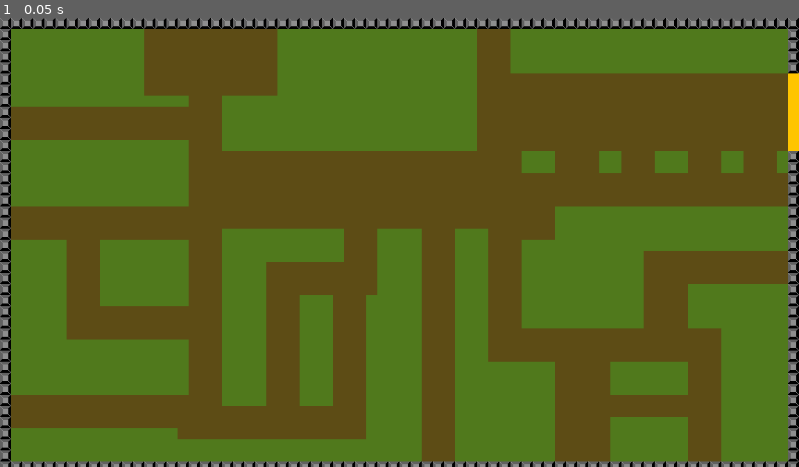
Above: before the commit, frame 1.
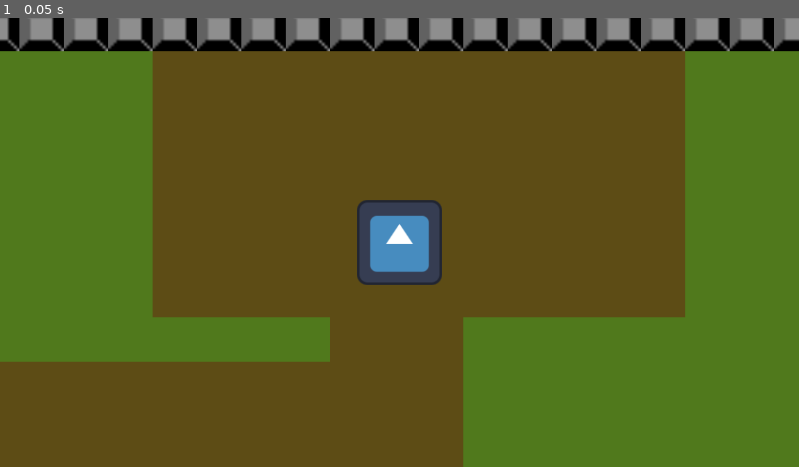
Above: after the commit, the same moment.

Repository: paradoxniteowl/DimensionSwitch
Game: Godot game, scene res://normal_world.tscn
The game is run twice, just before and just after one commit, with the same random seed, the same clock (stepped at 60 frames per second) and the same inputs. The project has no main scene, so this scene is started directly. The engine's default icon, where the game draws it, is replaced by a stand-in: a white triangle on a blue panel in a dark square.
Inputs:
- Up to frame 1 (0.05 s): no input

The runs differ from the first frame. In frame 1, 52% of the frame differs, in the area x 0-100%, y 0-100%.
Error after the commit: Invalid access to property or key 'position' on a base object of type 'Nil'. (res://normal_world.gd:4)

Commit message:
started work on cod

Diff:
--- /dev/null
+++ b/blacklight_world.gd
@@ -0,0 +1,13 @@
+extends Node2D
+
+@onready var player = $TileMap/player
+var normal_world.player_position = player.position
+
+# Called when the node enters the scene tree for the first time.
+func _ready():
+	pass # Replace with function body.
+
+
+# Called every frame. 'delta' is the elapsed time since the previous frame.
+func _process(delta):
+	pass
--- a/blacklight_world.tscn
+++ b/blacklight_world.tscn
@@ -1,8 +1,10 @@
-[gd_scene load_steps=8 format=3 uid="uid://bkpvrsai1sqsm"]
+[gd_scene load_steps=10 format=3 uid="uid://bkpvrsai1sqsm"]
 
+[ext_resource type="Script" path="res://blacklight_world.gd" id="1_7tupg"]
 [ext_resource type="Texture2D" uid="uid://b7uwhojce5tcq" path="res://block-1.png.png" id="1_se8bm"]
 [ext_resource type="Texture2D" uid="uid://dkwesoltfq2kn" path="res://black_grass.png" id="2_3keyp"]
 [ext_resource type="Texture2D" uid="uid://ds4prugpc32w8" path="res://black_path.png" id="3_k6uy7"]
+[ext_resource type="PackedScene" uid="uid://cn6x0koivkx3w" path="res://player.tscn" id="5_52vel"]
 
 [sub_resource type="TileSetAtlasSource" id="TileSetAtlasSource_iqehu"]
 texture = ExtResource("1_se8bm")
@@ -30,8 +32,15 @@
 sources/4 = SubResource("TileSetAtlasSource_1ewge")
 
 [node name="blacklight_world" type="Node2D"]
+script = ExtResource("1_7tupg")
 
 [node name="TileMap" type="TileMap" parent="."]
 tile_set = SubResource("TileSet_b260a")
 format = 2
 layer_0/tile_data = PackedInt32Array(0, 1, 0, 1, 1, 0, 2, 1, 0, 3, 1, 0, 4, 1, 0, 5, 1, 0, 6, 1, 0, 7, 1, 0, 8, 1, 0, 9 …(42675 unchanged characters)…
+
+[node name="player" parent="TileMap" instance=ExtResource("5_52vel")]
+position = Vector2(293, 88)
+scale = Vector2(0.24, 0.24)
+
+[node name="Camera2D" type="Camera2D" parent="TileMap/player"]
--- /dev/null
+++ b/button_overlay.gd
@@ -0,0 +1,9 @@
+extends CanvasLayer
+
+var current_scene = get_tree().current_scene
+
+func _on_blacklight_button_pressed():
+	if current_scene == "res://normal_world.tscn":
+		get_tree().change_scene_to_file("res://blacklight_world.tscn")
+	else:
+		get_tree().change_scene_to_file("res://normal_world.tscn")
--- /dev/null
+++ b/button_overlay.tscn
@@ -0,0 +1,15 @@
+[gd_scene load_steps=2 format=3 uid="uid://cn7lvyc0w2ku3"]
+
+[ext_resource type="Script" path="res://button_overlay.gd" id="1_78o14"]
+
+[node name="button_overlay" type="CanvasLayer"]
+script = ExtResource("1_78o14")
+
+[node name="blacklight_button" type="Button" parent="."]
+offset_left = 9.0
+offset_top = 9.0
+offset_right = 188.0
+offset_bottom = 63.0
+text = "TOGGLE BLACKLIGHT"
+
+[connection signal="pressed" from="blacklight_button" to="." method="_on_blacklight_button_pressed"]
--- /dev/null
+++ b/global.gd
@@ -0,0 +1,12 @@
+extends Node
+
+@onready var normalwrld_player = $normal_world/TileMap/player
+@onready var blackwrld_player = $blacklight_world/TileMap/player
+
+# Called when the node enters the scene tree for the first time.
+func _ready():
+	pass # Replace with function body.
+
+
+# Called every frame. 'delta' is the elapsed time since the previous frame.
+func _process(delta):
--- /dev/null
+++ b/normal_world.gd
@@ -0,0 +1,13 @@
+extends Node2D
+
+@onready var player = $TileMap/player
+var player_position = player.position
+
+# Called when the node enters the scene tree for the first time.
+func _ready():
+	pass # Replace with function body.
+
+
+# Called every frame. 'delta' is the elapsed time since the previous frame.
+func _process(delta):
+	pass
--- a/normal_world.tscn
+++ b/normal_world.tscn
@@ -1,9 +1,11 @@
-[gd_scene load_steps=10 format=3 uid="uid://dlahjage8gx7o"]
+[gd_scene load_steps=12 format=3 uid="uid://dlahjage8gx7o"]
 
 [ext_resource type="Texture2D" uid="uid://c01reatgcnb40" path="res://block.png" id="1_6br3g"]
+[ext_resource type="Script" path="res://normal_world.gd" id="1_gp18g"]
 [ext_resource type="Texture2D" uid="uid://dfarp6m3pioxh" path="res://path.png" id="2_td0hb"]
 [ext_resource type="Texture2D" uid="uid://d58ce6d8c37h" path="res://grass.png" id="3_21uk2"]
 [ext_resource type="Texture2D" uid="uid://db3h620pawmqy" path="res://door.png" id="4_qoylv"]
+[ext_resource type="PackedScene" uid="uid://cn6x0koivkx3w" path="res://player.tscn" id="5_x41ld"]
 
 [sub_resource type="TileSetAtlasSource" id="TileSetAtlasSource_ga7r2"]
 texture = ExtResource("1_6br3g")
@@ -38,8 +40,16 @@
 sources/6 = SubResource("TileSetAtlasSource_bcwfq")
 
 [node name="normal_world" type="Node2D"]
+script = ExtResource("1_gp18g")
 
 [node name="TileMap" type="TileMap" parent="."]
 tile_set = SubResource("TileSet_5i70s")
 format = 2
 layer_0/tile_data = PackedInt32Array(0, 2, 0, 1, 2, 0, 2, 2, 0, 3, 2, 0, 4, 2, 0, 5, 2, 0, 6, 2, 0, 7, 2, 0, 8, 2, 0, 9 …(42675 unchanged characters)…
+
+[node name="player" parent="TileMap" instance=ExtResource("5_x41ld")]
+position = Vector2(297, 85)
+scale = Vector2(0.24, 0.239999)
+
+[node name="Camera2D" type="Camera2D" parent="TileMap/player"]
+zoom = Vector2(4, 4)
--- /dev/null
+++ b/player.gd
@@ -0,0 +1,4 @@
+extends Sprite2D
+
+func placeholder():
+	if Input.is_action_just_pressed("up"):
--- a/player.tscn
+++ b/player.tscn
@@ -1,6 +1,8 @@
-[gd_scene load_steps=2 format=3 uid="uid://cn6x0koivkx3w"]
+[gd_scene load_steps=3 format=3 uid="uid://cn6x0koivkx3w"]
 
 [ext_resource type="Texture2D" uid="uid://l0kva6nwgopv" path="res://icon.svg" id="1_ejusm"]
+[ext_resource type="Script" path="res://player.gd" id="2_7c5bk"]
 
 [node name="player" type="Sprite2D"]
 texture = ExtResource("1_ejusm")
+script = ExtResource("2_7c5bk")
--- a/project.godot
+++ b/project.godot
@@ -14,6 +14,41 @@
 config/features=PackedStringArray("4.1", "GL Compatibility")
 config/icon="res://icon.svg"
 
+[autoload]
+
+NormalWorld="*res://normal_world.gd"
+
+[editor_plugins]
+
+enabled=PackedStringArray("res://addons/up/plugin.cfg")
+
+[input]
+
+up={
+"deadzone": 0.5,
+"events": [Object(InputEventKey,"resource_local_to_scene":false,"resource_name":"","device":-1,"window_id":0,"alt_pressed":false,"shift_pressed":false,"ctrl_pressed":false,"meta_pressed":false,"pressed":false,"keycode":0,"physical_keycode":4194320,"key_label":0,"unicode":0,"echo":false,"script":null)
+, Object(InputEventKey,"resource_local_to_scene":false,"resource_name":"","device":-1,"window_id":0,"alt_pressed":false,"shift_pressed":false,"ctrl_pressed":false,"meta_pressed":false,"pressed":false,"keycode":0,"physical_keycode":87,"key_label":0,"unicode":119,"echo":false,"script":null)
+]
+}
+down={
+"deadzone": 0.5,
+"events": [Object(InputEventKey,"resource_local_to_scene":false,"resource_name":"","device":-1,"window_id":0,"alt_pressed":false,"shift_pressed":false,"ctrl_pressed":false,"meta_pressed":false,"pressed":false,"keycode":0,"physical_keycode":4194322,"key_label":0,"unicode":0,"echo":false,"script":null)
+, Object(InputEventKey,"resource_local_to_scene":false,"resource_name":"","device":-1,"window_id":0,"alt_pressed":false,"shift_pressed":false,"ctrl_pressed":false,"meta_pressed":false,"pressed":false,"keycode":0,"physical_keycode":83,"key_label":0,"unicode":115,"echo":false,"script":null)
+]
+}
+left={
+"deadzone": 0.5,
+"events": [Object(InputEventKey,"resource_local_to_scene":false,"resource_name":"","device":-1,"window_id":0,"alt_pressed":false,"shift_pressed":false,"ctrl_pressed":false,"meta_pressed":false,"pressed":false,"keycode":0,"physical_keycode":65,"key_label":0,"unicode":97,"echo":false,"script":null)
+, Object(InputEventKey,"resource_local_to_scene":false,"resource_name":"","device":-1,"window_id":0,"alt_pressed":false,"shift_pressed":false,"ctrl_pressed":false,"meta_pressed":false,"pressed":false,"keycode":0,"physical_keycode":4194319,"key_label":0,"unicode":0,"echo":false,"script":null)
+]
+}
+right={
+"deadzone": 0.5,
+"events": [Object(InputEventKey,"resource_local_to_scene":false,"resource_name":"","device":-1,"window_id":0,"alt_pressed":false,"shift_pressed":false,"ctrl_pressed":false,"meta_pressed":false,"pressed":false,"keycode":0,"physical_keycode":82,"key_label":0,"unicode":114,"echo":false,"script":null)
+, Object(InputEventKey,"resource_local_to_scene":false,"resource_name":"","device":-1,"window_id":0,"alt_pressed":false,"shift_pressed":false,"ctrl_pressed":false,"meta_pressed":false,"pressed":false,"keycode":0,"physical_keycode":4194321,"key_label":0,"unicode":0,"echo":false,"script":null)
+]
+}
+
 [rendering]
 
 renderer/rendering_method="gl_compatibility"
Not shown, added: addons/up/plugin.cfg
Not shown, added: addons/up/up.gd
